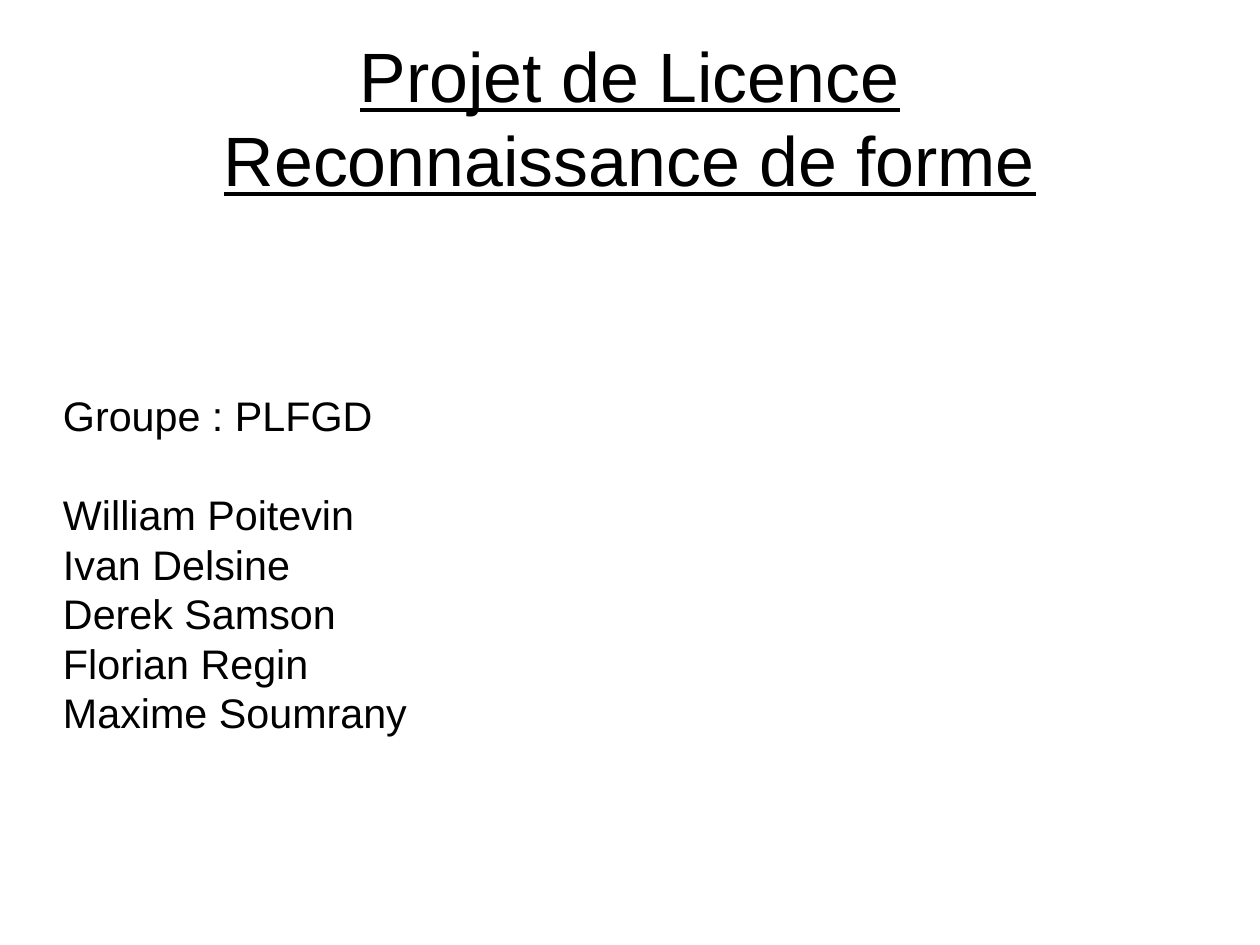
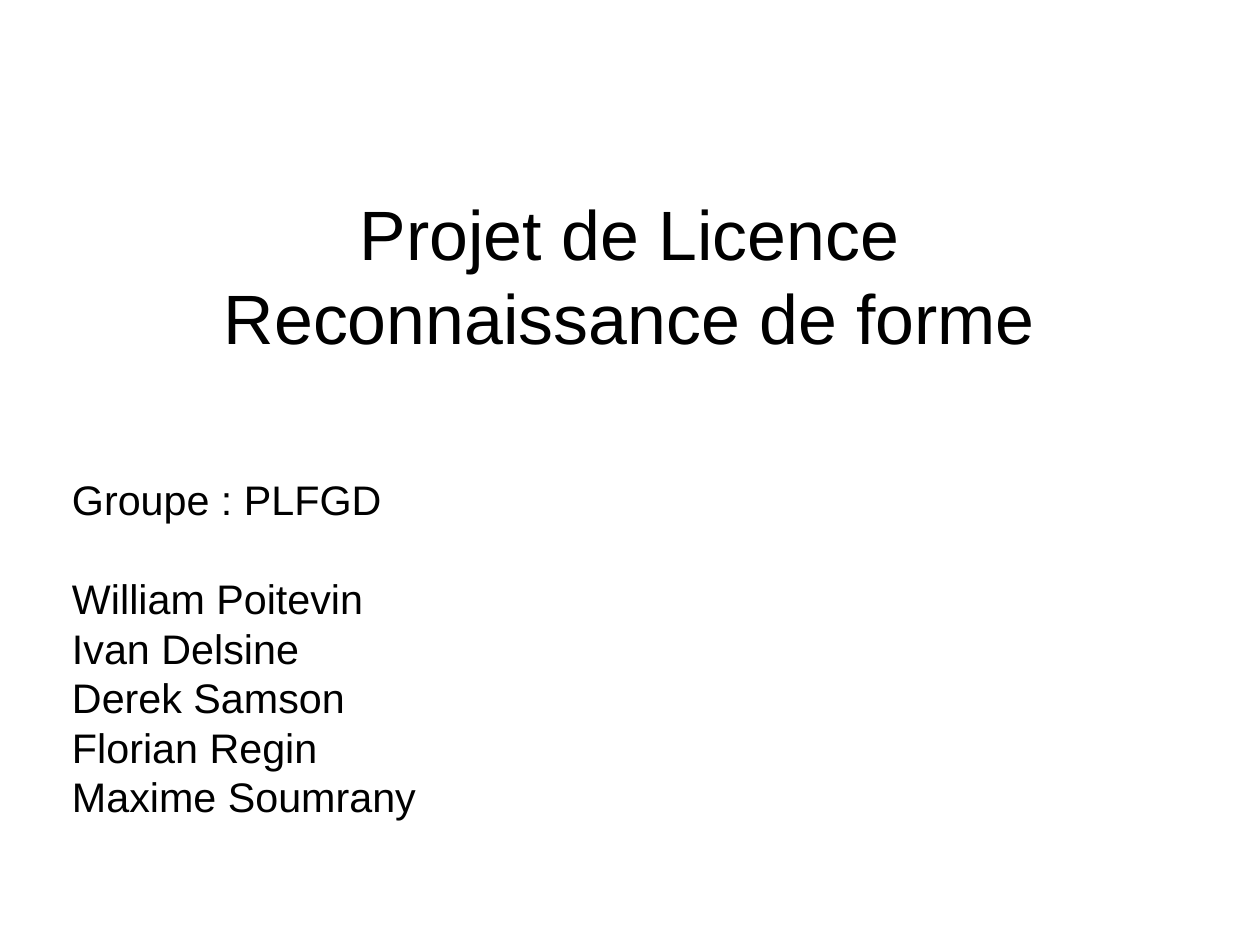
Before and after one commit to Ainorte/PLFGD, a slide deck: slide 1 of Documentation/Diapo.odp. Drawn at 1260x945 pixels with LibreOffice and Linux fonts; fonts in the diff are those of the drawing. Boxes give left, top, right and bottom in pixels: in the first picture for what was removed or moved away, otherwise in the second. Text is boxed around its words. In the diff, an @@ line names an element or a change of style, - is before the commit and + after.

```diff
--- a/Documentation/Diapo.odp
+++ b/Documentation/Diapo.odp
@@ title "Projet de Licence Reconnaissance de ..." moved from (x1=224, y1=51, x2=1034, y2=196) to (x1=224, y1=209, x2=1034, y2=345) @@
@@ title "Projet de Licence Reconnaissance de ..." at (x1=224, y1=209, x2=1034, y2=345): underline off @@
@@ subtitle "Groupe : PLFGD" moved from (x1=63, y1=402, x2=407, y2=737) to (x1=72, y1=486, x2=416, y2=820) @@
```
Also in this commit, not shown: 1 other slide changed, 9 slides added, 5 slides removed.
